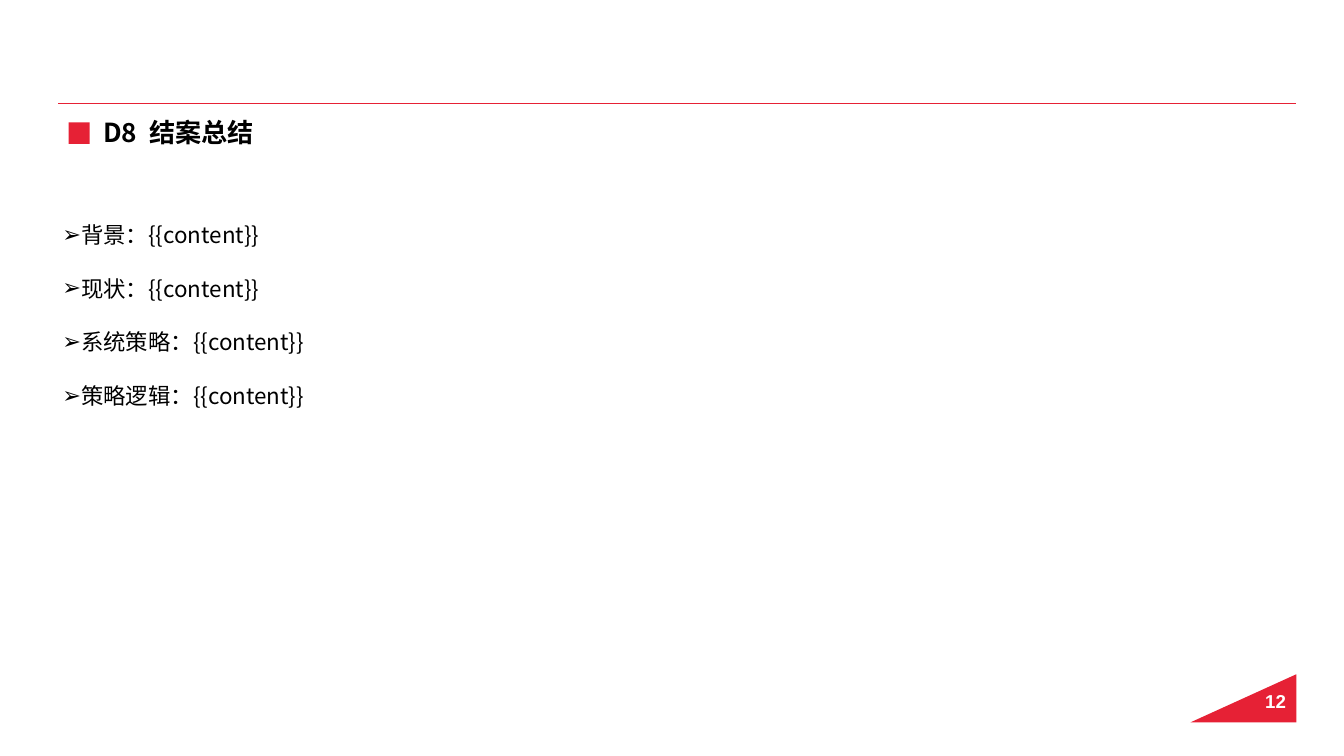
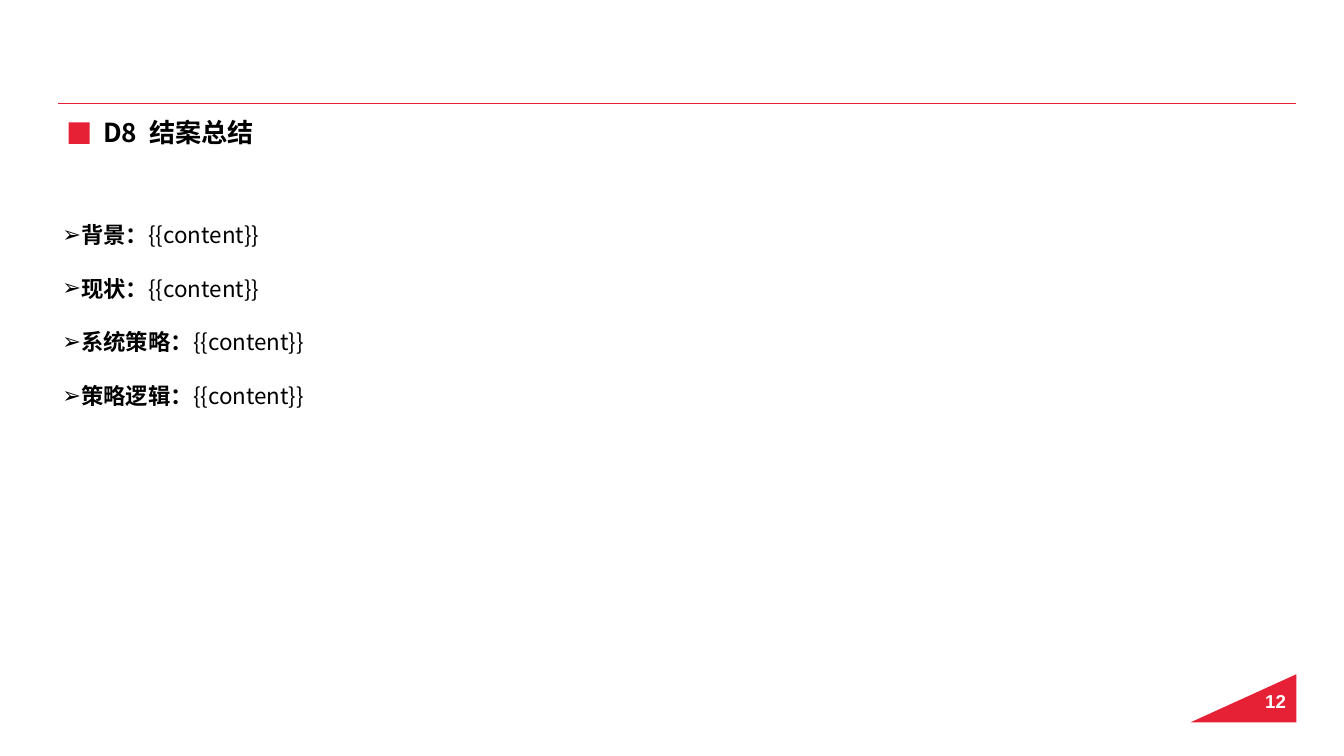
Before and after one commit to QX9967/8D, a slide deck: slide 13 of 8D模板.pptx. Drawn at 1344x756 pixels with LibreOffice and Linux fonts; fonts in the diff are those of the drawing; background and template pictures are left out. Boxes give left, top, right and bottom in pixels: in the first picture for what was removed or moved away, otherwise in the second. Text is boxed around its words. In the diff, an @@ line names an element or a change of style, - is before the commit and + after.

```diff
--- a/8D模板.pptx
+++ b/8D模板.pptx
@@ text "背景：{{content}}" at [81, 224, 304, 408]: bold on in "背景：{{content}}", "现状：{{content}}", "系统策略：{{content}}", "策略逻辑：{{content}}" @@
```
Also in this commit, not shown: 1 other file.
